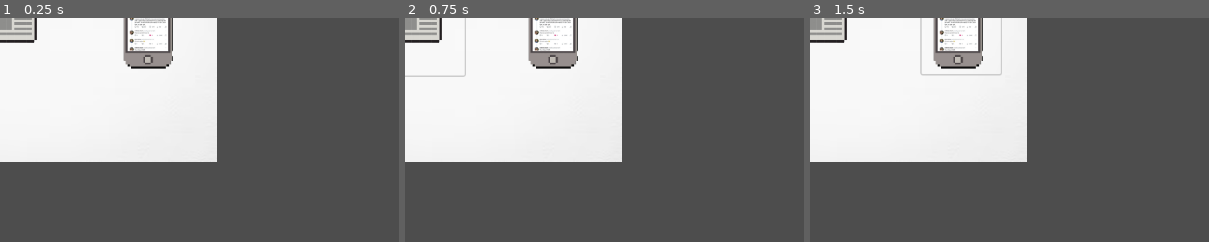
Above: before the commit, frames 1-3 (left to right).
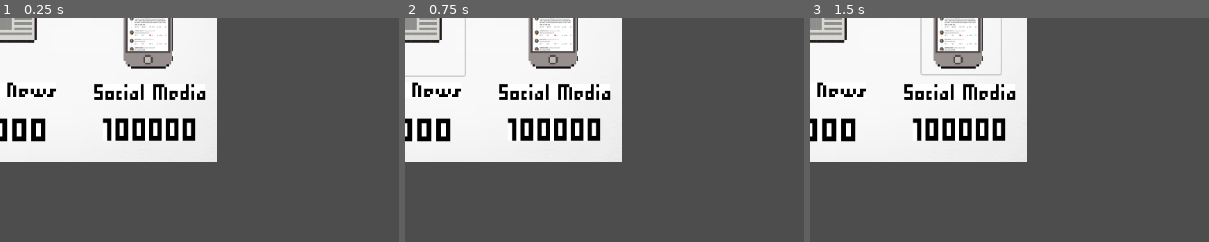
Above: after the commit, the same moments.

Repository: eliseokeefe/GameDevFinal
Game: Godot game, scene res://shop_gui.tscn
Same seed, same stepped clock (60 frames per second), same inputs: the game is played once before the commit and once after it. This scene is started directly instead of the project's main scene.
Inputs (mouse positions are % of the whole screen's width and height, from its top left):
- Up to frame 1 (0.25 s): no input
- Up to frame 2 (0.75 s): click (0, 1) at 0.5 s
- Up to frame 3 (1.5 s): click (19, 0) at 1.25 s
The pictures show only the part of the screen within x 0-50%, y 0-50%; the shares and areas given below are measured in that part.

The runs differ from the first frame. In frame 1, 3.8% of the frame differs, in the area x 0-52%, y 28-56%; in frame 2, 3.8%; in frame 3, 3.8%.

Commit message:
Added Text and point values

Diff:
--- a/shop_gui.tscn
+++ b/shop_gui.tscn
@@ -6,6 +6,12 @@
 [ext_resource type="Texture2D" uid="uid://b3f3ex1k604r2" path="res://ShopSprites/newspaper sprite.png" id="3_idmgu"]
 [ext_resource type="Texture2D" uid="uid://dxhi4ocygtnnw" path="res://ShopSprites/phone power up.png" id="4_yu4u5"]
 [ext_resource type="Texture2D" uid="uid://cufu3t1d1orx4" path="res://ShopSprites/megaphone power up sprite.png" id="5_8krbn"]
+[ext_resource type="Texture2D" uid="uid://c2pjn18ney0w2" path="res://ShopSprites/megaphone text.png" id="7_5j6la"]
+[ext_resource type="Texture2D" uid="uid://ces53fm7mcx2m" path="res://ShopSprites/localnews text.png" id="8_3025p"]
+[ext_resource type="Texture2D" uid="uid://dqatbjnlk8uq0" path="res://ShopSprites/social media text.png" id="9_3jmd3"]
+[ext_resource type="Texture2D" uid="uid://da5ywr6akrx2" path="res://ShopSprites/1Kpts.png" id="10_gdy2j"]
+[ext_resource type="Texture2D" uid="uid://nthipinh1v25" path="res://ShopSprites/50Kpts.png" id="11_mdj7h"]
+[ext_resource type="Texture2D" uid="uid://caamnf0dfx0av" path="res://ShopSprites/100Kpts.png" id="12_jvg70"]
 
 [node name="ShopGUI" type="CanvasLayer"]
 script = ExtResource("1_37cko")
@@ -46,6 +52,36 @@
 flat = true
 expand_icon = true
 
+[node name="MegaphoneText" type="Sprite2D" parent="."]
+position = Vector2(-208, 105)
+scale = Vector2(0.347118, 0.424242)
+texture = ExtResource("7_5j6la")
+
+[node name="LocalnewsText" type="Sprite2D" parent="."]
+position = Vector2(4, 104)
+scale = Vector2(0.327825, 0.325758)
+texture = ExtResource("8_3025p")
+
+[node name="SocialMediaText" type="Sprite2D" parent="."]
+position = Vector2(216, 107)
+scale = Vector2(0.30303, 0.348485)
+texture = ExtResource("9_3jmd3")
+
+[node name="1Kpts" type="Sprite2D" parent="."]
+position = Vector2(-213, 161)
+scale = Vector2(0.527322, 0.515152)
+texture = ExtResource("10_gdy2j")
+
+[node name="50Kpts" type="Sprite2D" parent="."]
+position = Vector2(0, 162)
+scale = Vector2(0.532258, 0.5)
+texture = ExtResource("11_mdj7h")
+
+[node name="100Kpts" type="Sprite2D" parent="."]
+position = Vector2(215, 161)
+scale = Vector2(0.465157, 0.484848)
+texture = ExtResource("12_jvg70")
+
 [connection signal="pressed" from="MegaphoneButton" to="." method="_on_megaphone_button_pressed"]
 [connection signal="pressed" from="NewspaperButton" to="." method="_on_newspaper_button_pressed"]
 [connection signal="pressed" from="PhoneButton" to="." method="_on_phone_button_pressed"]
Binary file added: ShopSprites/100Kpts.png
Not shown, added: ShopSprites/100Kpts.png.import
Binary file added: ShopSprites/1Kpts.png
Not shown, added: ShopSprites/1Kpts.png.import
Binary file added: ShopSprites/50Kpts.png
Not shown, added: ShopSprites/50Kpts.png.import
Binary file added: ShopSprites/localnews text.png
Not shown, added: ShopSprites/localnews text.png.import
Binary file added: ShopSprites/megaphone text.png
Not shown, added: ShopSprites/megaphone text.png.import
Binary file added: ShopSprites/social media text.png
Not shown, added: ShopSprites/social media text.png.import
(and 1 more such lines)
